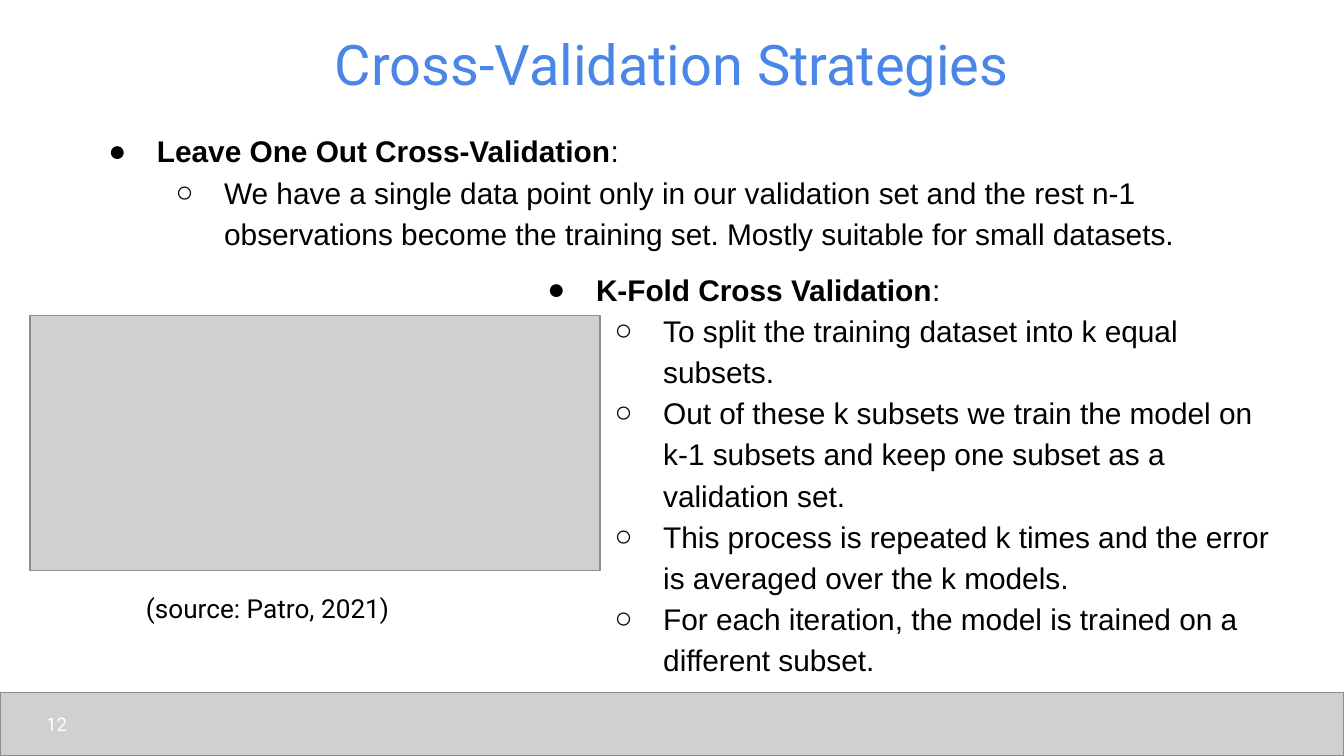
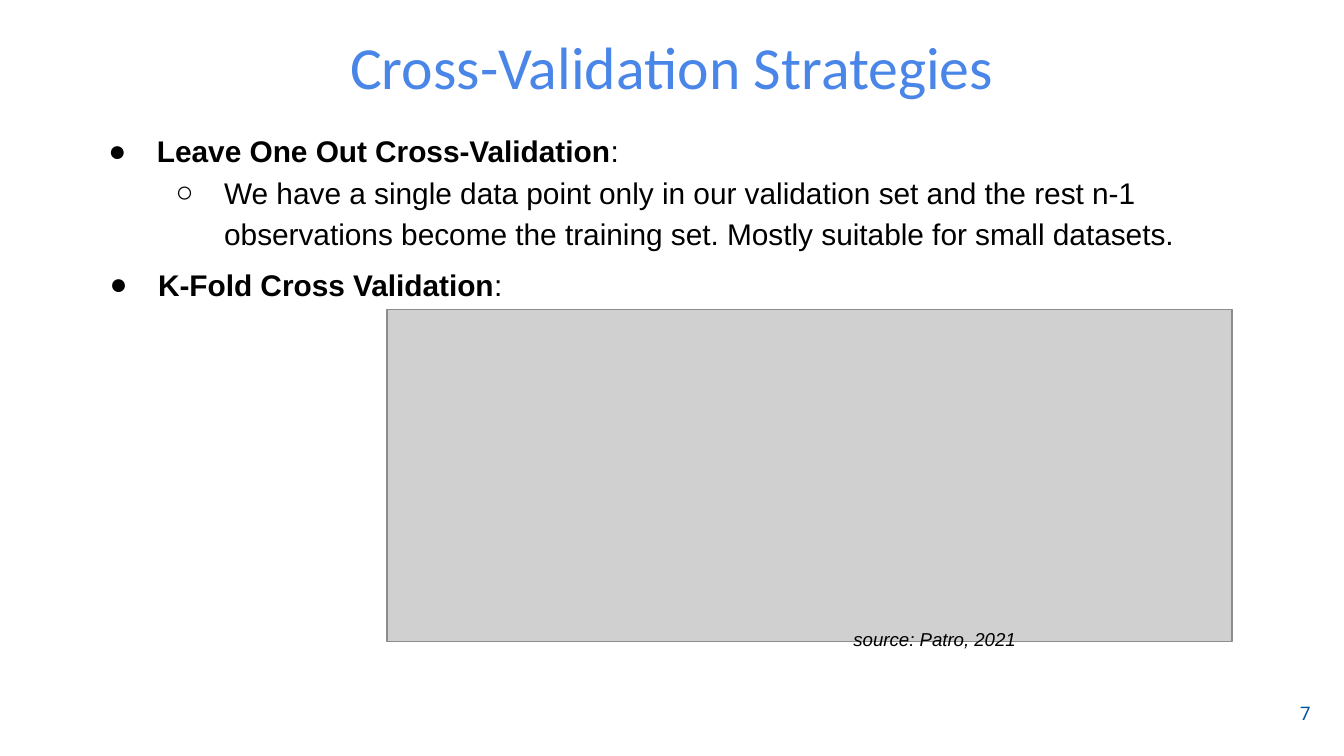
Before and after one commit to udel-cbcb/NIGMS-Sandbox-UD, a slide deck: slide 8 of Submodule_4/Lectures/Submodule_4_Lecture_2_Model_Tuning_Interpretation_Deployment.pptx (slide 12 before the commit). Drawn at 1344x756 pixels with LibreOffice and Linux fonts; fonts in the diff are those of the drawing; grey boxes stand for pictures; background and template pictures are left out. Boxes give left, top, right and bottom in pixels: in the first picture for what was removed or moved away, otherwise in the second. Text is boxed around its words. In the diff, an @@ line names an element or a change of style, - is before the commit and + after.

```diff
--- a/Submodule_4/Lectures/Submodule_4_Lecture_2_Model_Tuning_Interpretation_Deployment.pptx
+++ b/Submodule_4/Lectures/Submodule_4_Lecture_2_Model_Tuning_Interpretation_Deployment.pptx
@@ title "Cross-Validation Strategies" at (x1=350, y1=47, x2=993, y2=100): size 30 to 32 pt, font Roboto to Calibri @@
@@ text added at (x1=158, y1=274, x2=502, y2=297), 16 pt, text #000000, bold @@
+● K-Fold Cross Validation:
@@ text removed at (x1=596, y1=279, x2=1269, y2=672) @@
-● K-Fold Cross Validation:
-  ○ To split the training dataset into k equal subsets.
-  ○ Out of these k subsets we train the model on k-1 subsets and keep one subset as a validation set.
-  ○ This process is repeated k times and the error is averaged over the k models.
-  ○ For each iteration, the model is trained on a different subset.
@@ picture resized from (x1=30, y1=316, x2=599, y2=571) to (x1=387, y1=309, x2=1232, y2=641) @@
@@ text at (x1=853, y1=633, x2=1015, y2=651): text changed; size 14 to 10 pt; font Roboto to Arial; italic on @@
-(source: Patro, 2021)
+source: Patro, 2021
@@ picture removed at (x1=0, y1=692, x2=1344, y2=755) @@
@@ page number removed at (x1=46, y1=718, x2=67, y2=731) @@
-12
@@ page number added at (x1=1300, y1=706, x2=1310, y2=720), 10 pt, text #00539F @@
+7
```
Also in this commit, not shown: 13 other slides changed, 6 slides removed, 1 other file.
